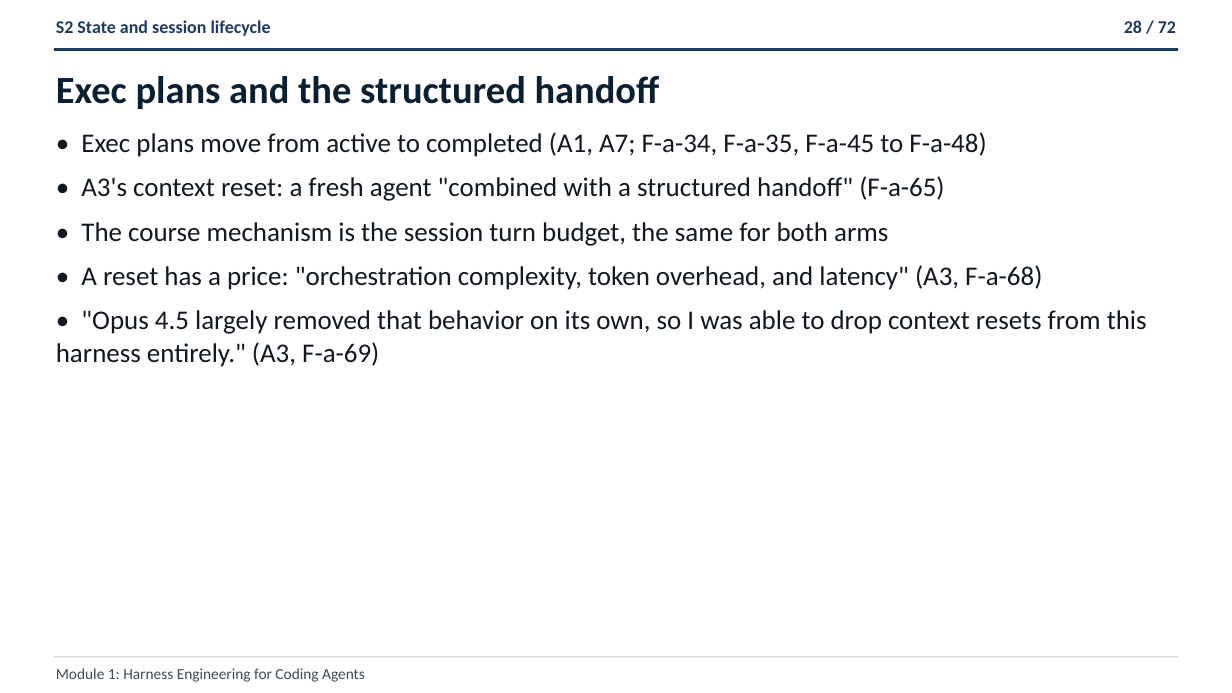
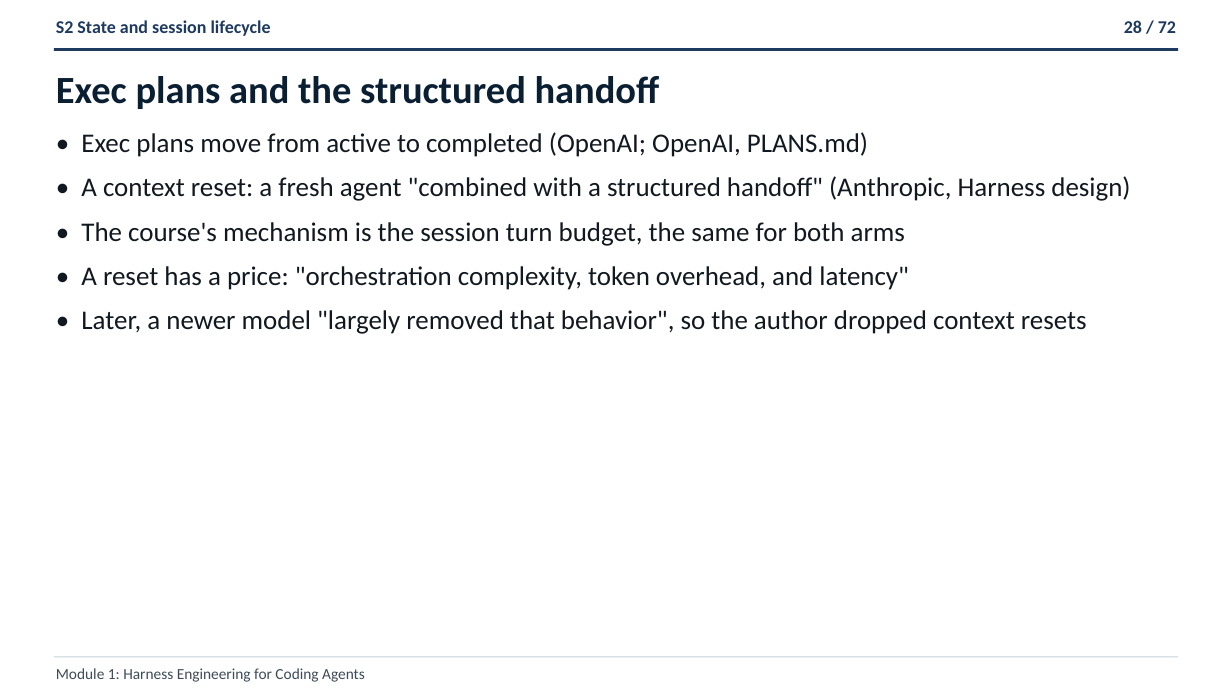
Before and after one commit to ANI-IN/shipharness-dev, a slide deck: slide 28 of slides/deck.pptx. Drawn at 1232x693 pixels with LibreOffice and Linux fonts; fonts in the diff are those of the drawing. Boxes give left, top, right and bottom in pixels: in the first picture for what was removed or moved away, otherwise in the second. Text is boxed around its words. In the diff, an @@ line names an element or a change of style, - is before the commit and + after.

```diff
--- a/slides/deck.pptx
+++ b/slides/deck.pptx
@@ text at <box>81,132,1130,334</box>: text changed @@
-• Exec plans move from active to completed (A1, A7; F-a-34, F-a-35, F-a-45 to F-a-48)
-• A3's context reset: a fresh agent "combined with a structured handoff" (F-a-65)
-• The course mechanism is the session turn budget, the same for both arms
-• A reset has a price: "orchestration complexity, token overhead, and latency" (A3, F-a-68)
-• "Opus 4.5 largely removed that behavior on its own, so I was able to drop context resets from this harness entirely." (A3, F-a-69)
+• Exec plans move from active to completed (OpenAI; OpenAI, PLANS.md)
+• A context reset: a fresh agent "combined with a structured handoff" (Anthropic, Harness design)
+• The course's mechanism is the session turn budget, the same for both arms
+• A reset has a price: "orchestration complexity, token overhead, and latency"
+• Later, a newer model "largely removed that behavior", so the author dropped context resets
```
Also in this commit, not shown: 67 other slides changed, 12 other files.
